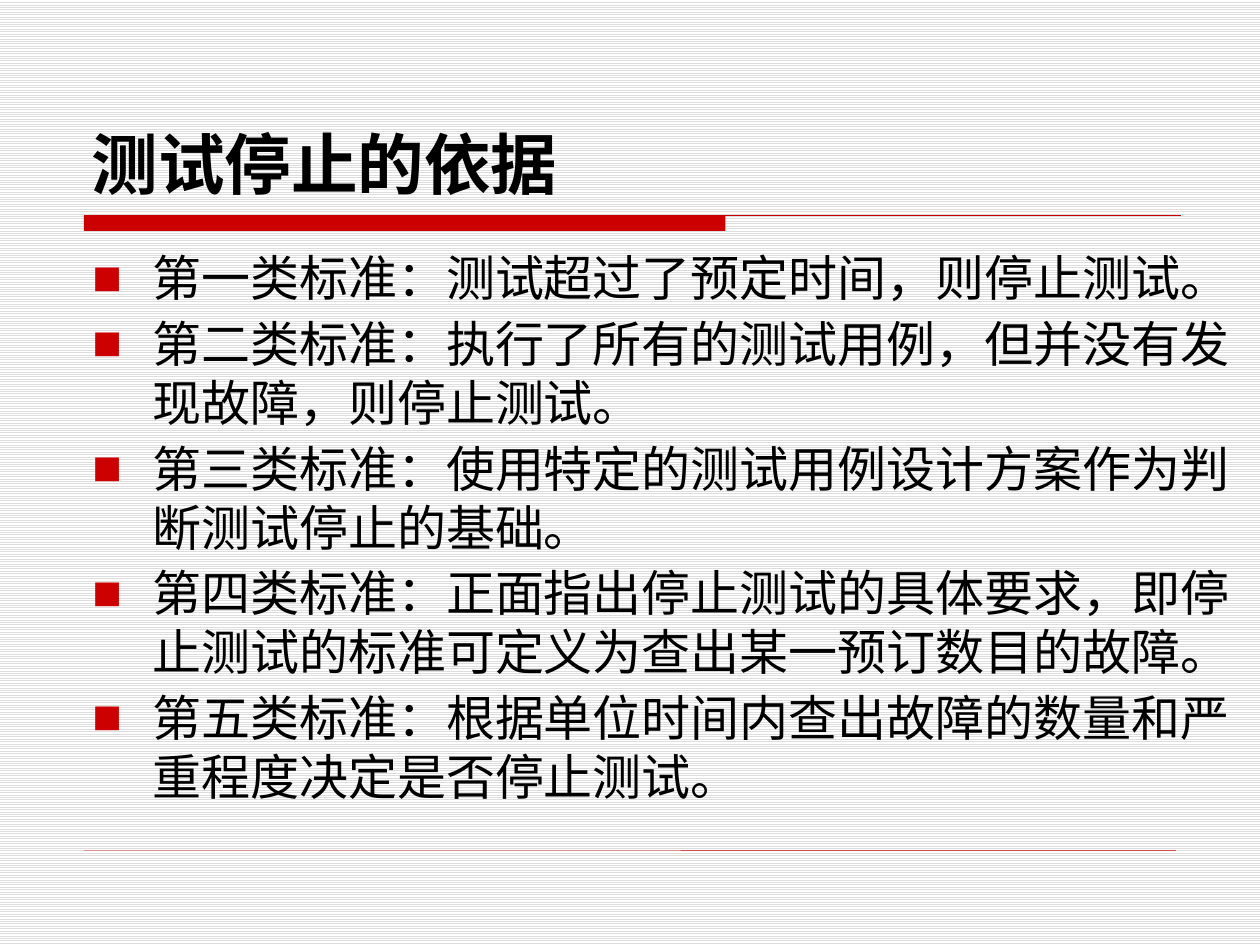
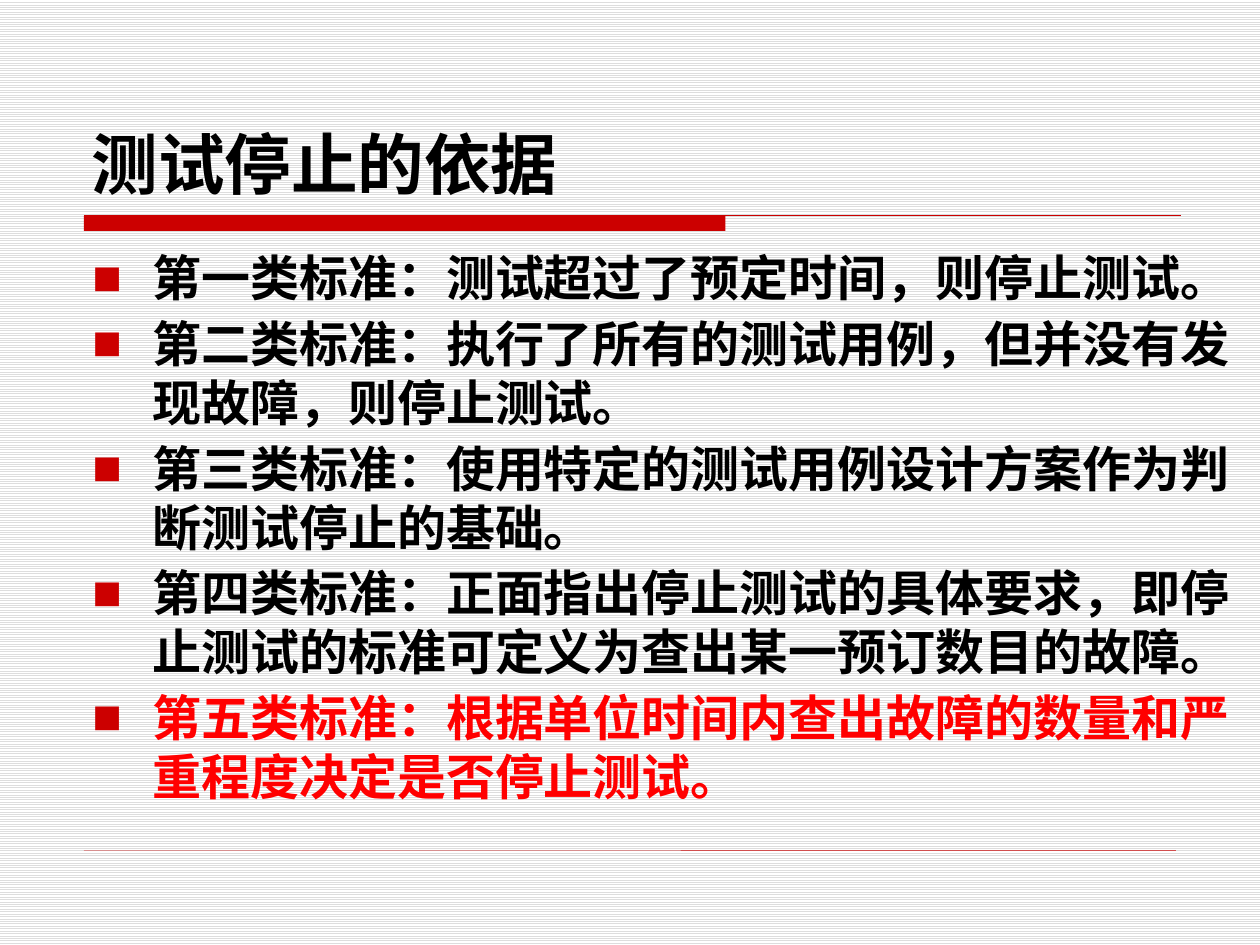
Before and after one commit to edu2act/course-foundation-software-tesing, a slide deck: slide 3 of PPT/第三部分 软件测试应用/11.8 测试停止依据.pptx. Drawn at 1260x945 pixels with LibreOffice and Linux fonts; fonts in the diff are those of the drawing. Boxes give left, top, right and bottom in pixels: in the first picture for what was removed or moved away, otherwise in the second. Text is boxed around its words. In the diff, an @@ line names an element or a change of style, - is before the commit and + after.

```diff
--- a/PPT/第三部分 软件测试应用/11.8 测试停止依据.pptx
+++ b/PPT/第三部分 软件测试应用/11.8 测试停止依据.pptx
@@ text "第一类标准：测试超过了预定时间，则停止测试。" at (153,254,1230,800): bold on; text colour #000000 to #FF0000 in "第五类标准：根据单位时间内查出故障的数量和严重程度决定是否停止测试。" @@
```
Also in this commit, not shown: 3 other files.
